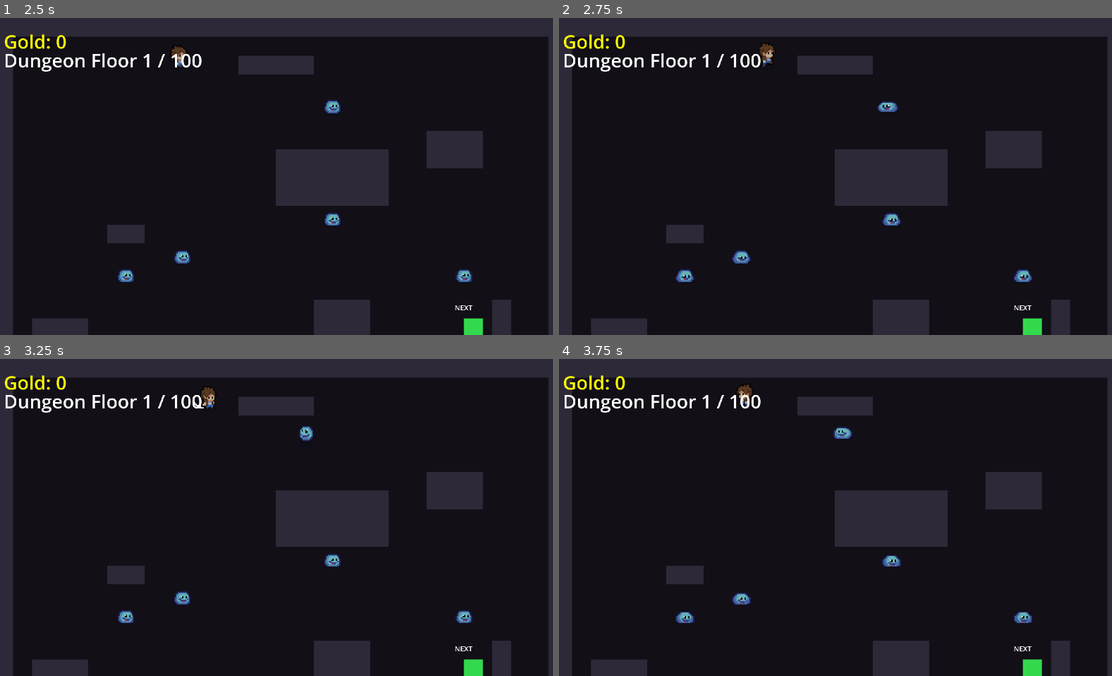
Above: before the commit, frames 1-4 (two rows, left to right).
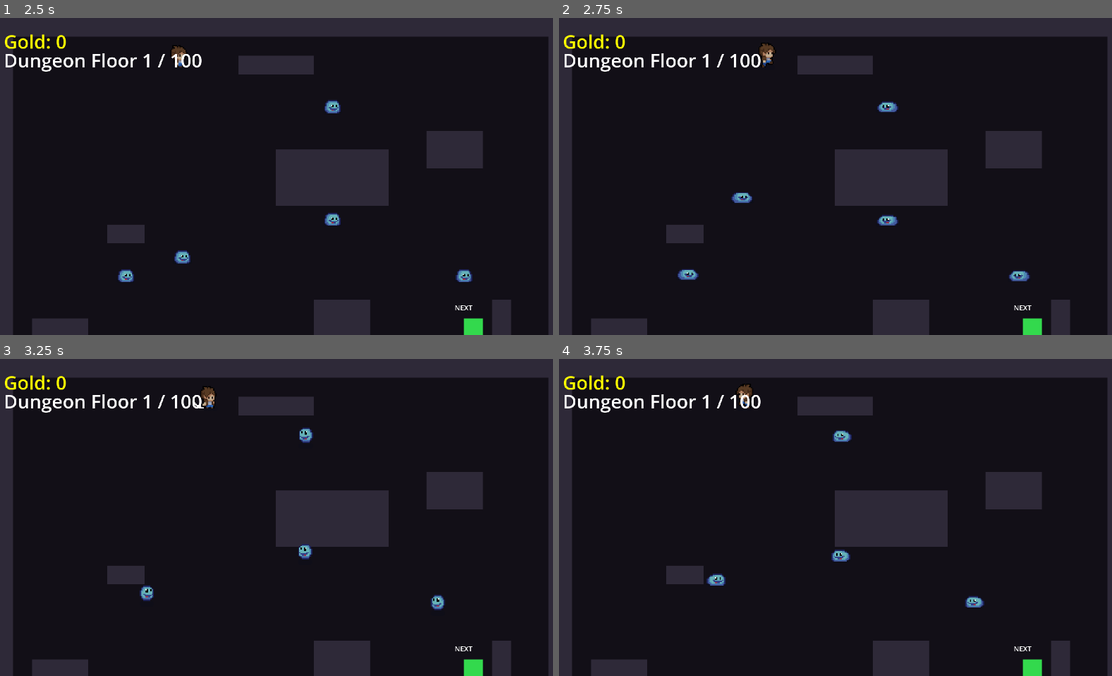
Above: after the commit, the same moments.

Repository: Puget-Sound-Skills-Center/godot-tenten-project
Game: Godot game, scene res://scenes/dungeon.tscn
Same seed, same stepped clock (60 frames per second), same inputs: the game is played once before the commit and once after it. This scene is started directly instead of the project's main scene.
Inputs (mouse positions are in pixels of both pictures, inside the frame that each line leads up to):
- Up to frame 1 (2.5 s): tap Enter at 0.5 s; move the mouse to (398, 160) at 0.52 s; hold D (move_right) 0.53-1.25 s; tap E (interact) at 0.6, 2.1 s; click (398, 160) at 0.67 s; drag from (165, 192) to (127, 59) at 1.27 s; move the mouse to (331, 106) at 2.02 s; hold D (move_right) from 2.03 s (still down)
- Up to frame 2 (2.75 s): keep holding D (move_right)
- Up to frame 3 (3.25 s): release D (move_right) at 2.75 s; drag from (248, 580) to (127, 622) at 2.77 s
- Up to frame 4 (3.75 s): move the mouse to (1006, 565) at 3.52 s; hold A (move_left) from 3.53 s (still down); tap E (interact) at 3.6 s

Frame 1 is identical in both runs. In frame 2, 0.6% of the frame differs, in the area x 21-86%, y 26-84%; in frame 3, 0.8%; in frame 4, 0.9%, in the area x 21-86%, y 21-84%.

Commit message:
feat(01-01-C): wire enemy variants, stat scaling, NavMesh (ENM-01/02/03/04)
- Add ENEMY_SCRIPT_BASE/RANGED/FAST/TANK path constants
- Add _pick_enemy_script() selecting variant by floor range with pick_random()
- Add _get_floor_multiplier() returning 1.0-3.0x scale across 99 floors
- Update _spawn_enemies(): set_script before add_child, scale after add_child
- Re-sync enemy.health = enemy.max_health after stat scaling
- Update nav_poly.agent_radius 5.0 -> 10.0 for tank avoidance compatibility

Diff:
--- a/script/dungeon.gd
+++ b/script/dungeon.gd
@@ -5,6 +5,10 @@
 const ROOM_H_BASE := 320
 const PLAYER_SCENE := "res://scenes/player.tscn"
 const ENEMY_SCENE := "res://scenes/enemy.tscn"
+const ENEMY_SCRIPT_BASE   := "res://script/enemy_base.gd"
+const ENEMY_SCRIPT_RANGED := "res://script/enemy_ranged.gd"
+const ENEMY_SCRIPT_FAST   := "res://script/enemy_fast.gd"
+const ENEMY_SCRIPT_TANK   := "res://script/enemy_tank.gd"
 
 const FLOOR_COLOR := Color(0.07, 0.06, 0.09)
 const WALL_COLOR := Color(0.18, 0.16, 0.22)
@@ -142,7 +146,7 @@
 		]))
 
 	var nav_poly := NavigationPolygon.new()
-	nav_poly.agent_radius = 5.0
+	nav_poly.agent_radius = 10.0
 	NavigationServer2D.bake_from_source_geometry_data(nav_poly, geo)
 
 	var nav_region := NavigationRegion2D.new()
@@ -254,8 +258,14 @@
 		if not _is_position_clear(pos, obstacles, 14):
 			continue
 		var enemy: Node2D = packed.instantiate()
+		enemy.set_script(load(_pick_enemy_script(floor_no)))
 		enemy.position = pos
 		add_child(enemy)
+		var mult := _get_floor_multiplier(floor_no)
+		enemy.max_health = int(enemy.max_health * mult)
+		enemy.health = enemy.max_health
+		enemy.speed = enemy.speed * mult
+		enemy.money_drop = int(enemy.money_drop * mult)
 		spawned += 1
 
 func _build_floor_exit(floor_no: int, obstacles: Array) -> Vector2:
@@ -330,6 +340,19 @@
 		return THEME_RUINS
 	else:
 		return THEME_CAVE
+
+func _pick_enemy_script(floor_no: int) -> String:
+	if floor_no < 10:
+		return ENEMY_SCRIPT_BASE
+	elif floor_no < 34:
+		return [ENEMY_SCRIPT_BASE, ENEMY_SCRIPT_FAST].pick_random()
+	elif floor_no < 67:
+		return [ENEMY_SCRIPT_BASE, ENEMY_SCRIPT_RANGED, ENEMY_SCRIPT_FAST].pick_random()
+	else:
+		return [ENEMY_SCRIPT_BASE, ENEMY_SCRIPT_RANGED, ENEMY_SCRIPT_FAST, ENEMY_SCRIPT_TANK].pick_random()
+
+func _get_floor_multiplier(floor_no: int) -> float:
+	return 1.0 + (floor_no - 1) / 99.0 * 2.0
 
 func _on_exit_body_entered(body: Node2D) -> void:
 	if not body.has_method("player"):
